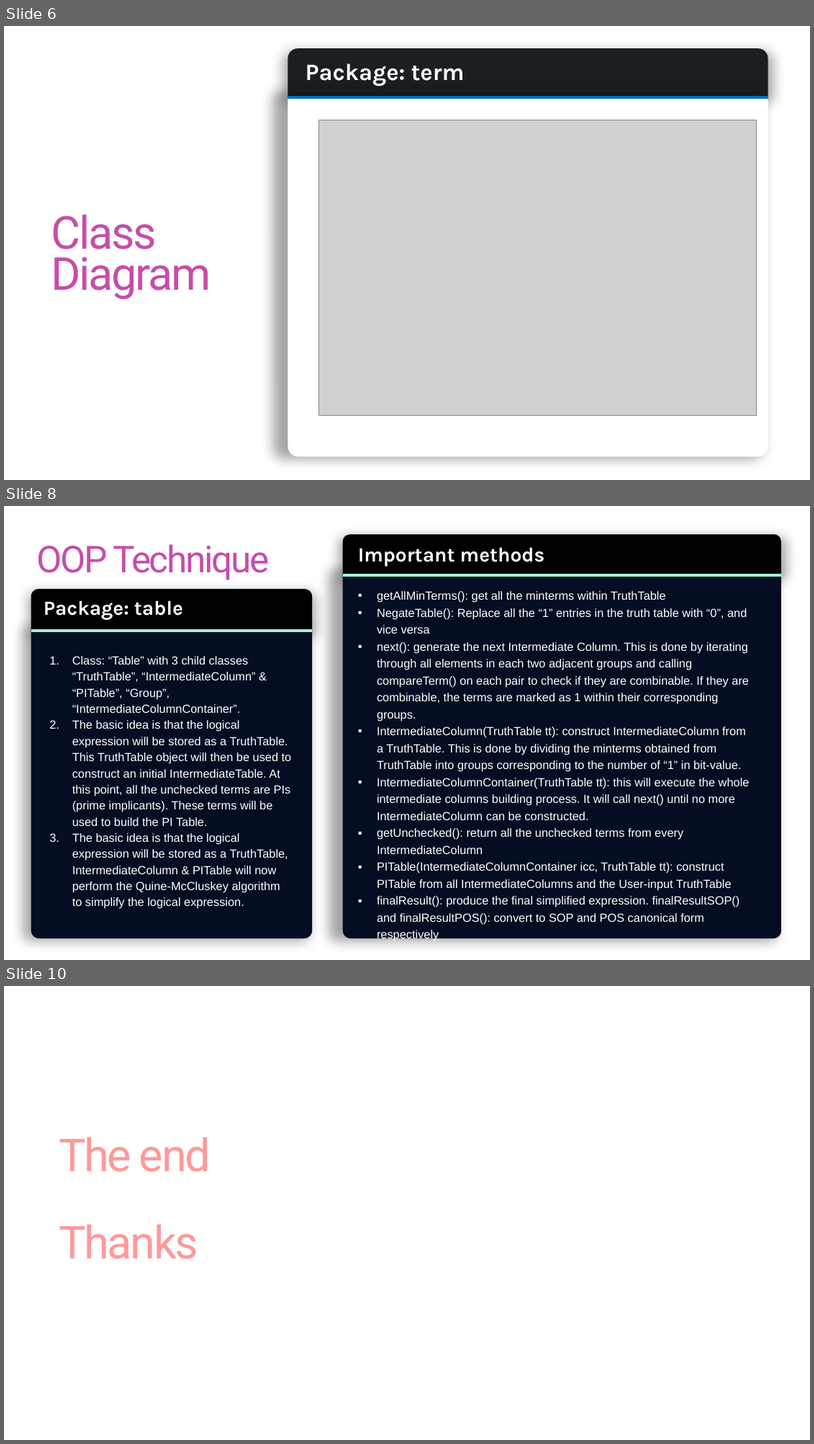
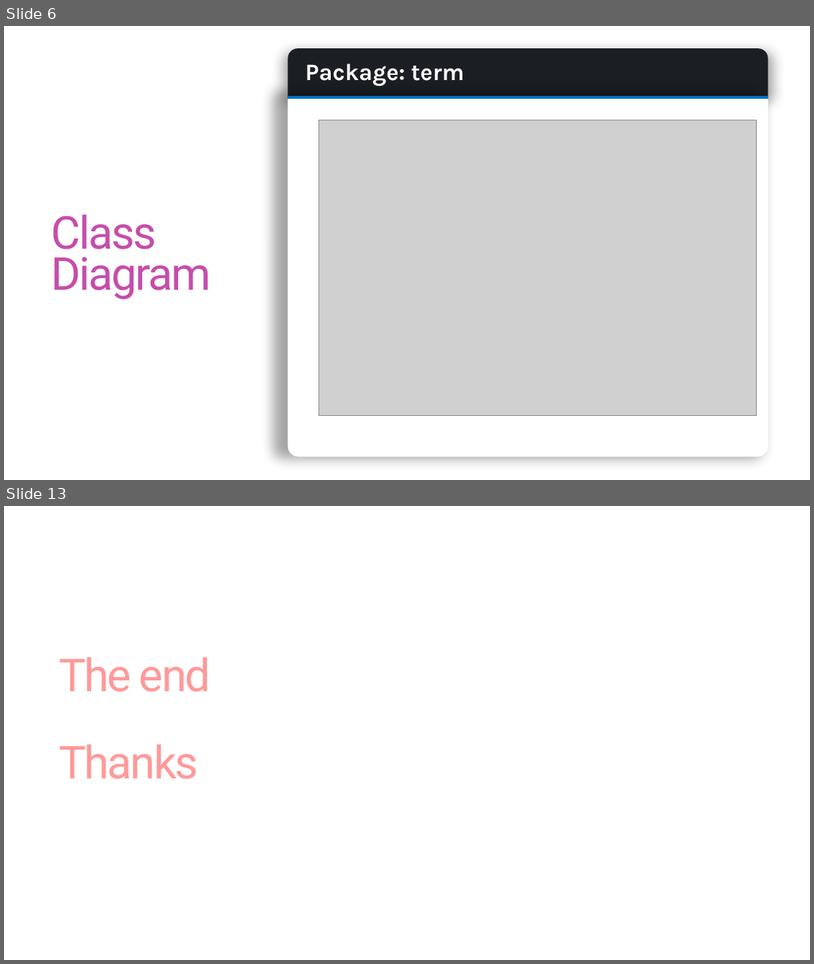
Before and after one commit to jazzDung/OOP.DSAI.20202.6, a slide deck: presentation.pptx. Shown one above the other, each under a label of ours: slides 6, 8 and 10 before the commit, slides 6 and 13 after it; the slides between them are not shown. The pictures are 814x1444 and 814x964 pixels, drawn with LibreOffice and Linux fonts; fonts in the diff are those of the drawing; grey boxes stand for pictures. Boxes give left, top, right and bottom in pixels: in the first picture for what was removed or moved away, otherwise in the second. Text is boxed around its words. In the diff, an @@ line names an element or a change of style, - is before the commit and + after.

```diff
--- a/presentation.pptx
+++ b/presentation.pptx
@@ slide 8 removed at (4,506,810,960), background #FFFFFF @@
@@ text removed at (37,544,269,580) @@
-OOP Technique
@@ group removed at (343,534,782,938): 2 round same rects, 1 text, 1 line @@
-Important methods
@@ text removed at (377,591,750,921) @@
-▪ getAllMinTerms(): get all the minterms within TruthTable
-▪ NegateTable(): Replace all the “1” entries in the truth table with “0”, and vice versa
-▪ next(): generate the next Intermediate Column. This is done by iterating through all elements in each two adjacent groups and calling compareTerm() on each pair to check if they are combinable. If they are combinable, the terms are marked as 1 within their corresponding groups.
-▪ IntermediateColumn(TruthTable tt): construct IntermediateColumn from a TruthTable. This is done by dividing the minterms obtained from TruthTable into groups corresponding to the number of “1” in bit-value.
-▪ IntermediateColumnContainer(TruthTable tt): this will execute the whole intermediate columns building process. It will call next() until no more IntermediateColumn can be constructed.
-▪ getUnchecked(): return all the unchecked terms from every IntermediateColumn
-▪ PITable(IntermediateColumnContainer icc, TruthTable tt): construct PITable from all IntermediateColumns and the User-input TruthTable
-▪ finalResult(): produce the final simplified expression. finalResultSOP() and finalResultPOS(): convert to SOP and POS canonical form respectively
@@ group removed at (31,589,313,938): 3 texts, 2 round same rects, 1 line @@
-Type something here
-Package: table
-1. Class: “Table” with 3 child classes “TruthTable”, “IntermediateColumn” & “PITable”, “Group”, “IntermediateColumnContainer”.
-2. The basic idea is that the logical expression will be stored as a TruthTable. This TruthTable object will then be used to construct an initial IntermediateTable. At this point, all the unchecked terms are PIs (prime implicants). These terms will be used to build the PI Table.
-3. The basic idea is that the logical expression will be stored as a TruthTable, IntermediateColumn & PITable will now perform the Quine-McCluskey algorithm to simplify the logical expression.
@@ what was slide 10 is now slide 13 @@
```
Also in this commit, not shown: 4 slides changed, 5 slides added, 1 other slide removed, 9 other files.
